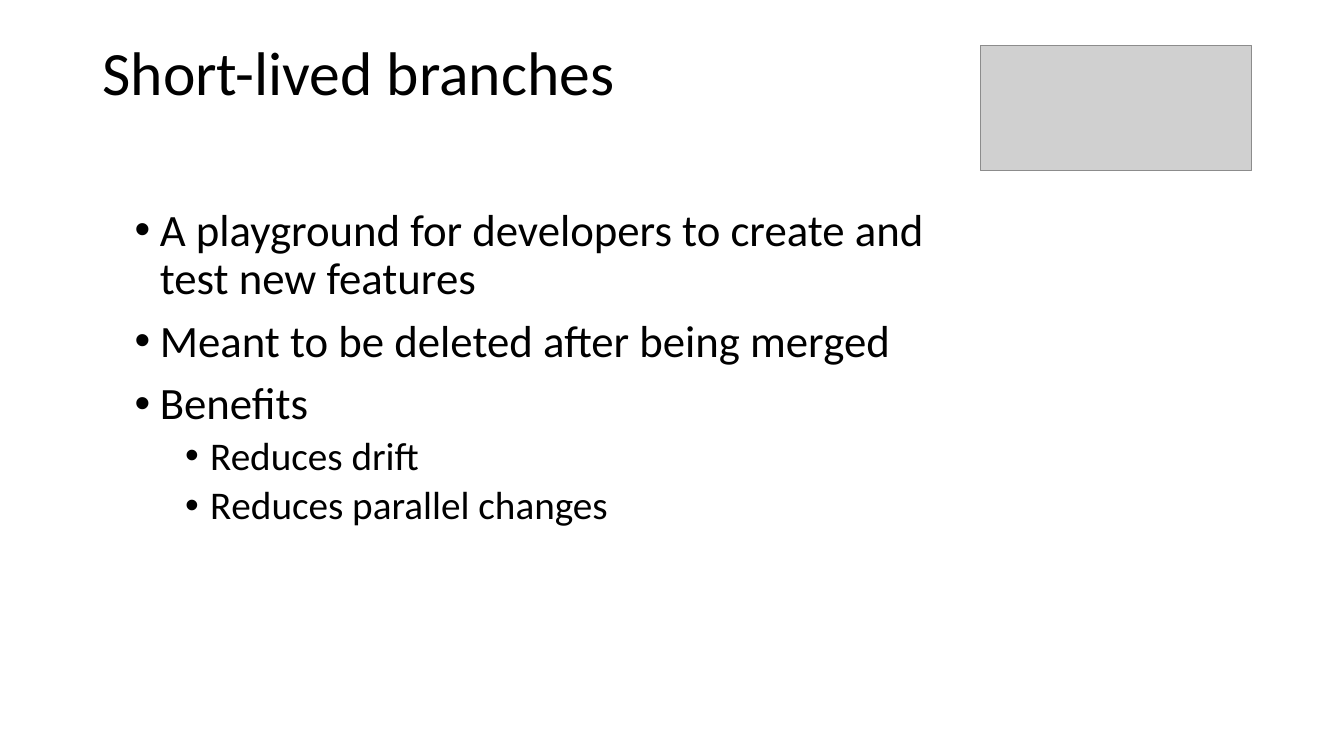
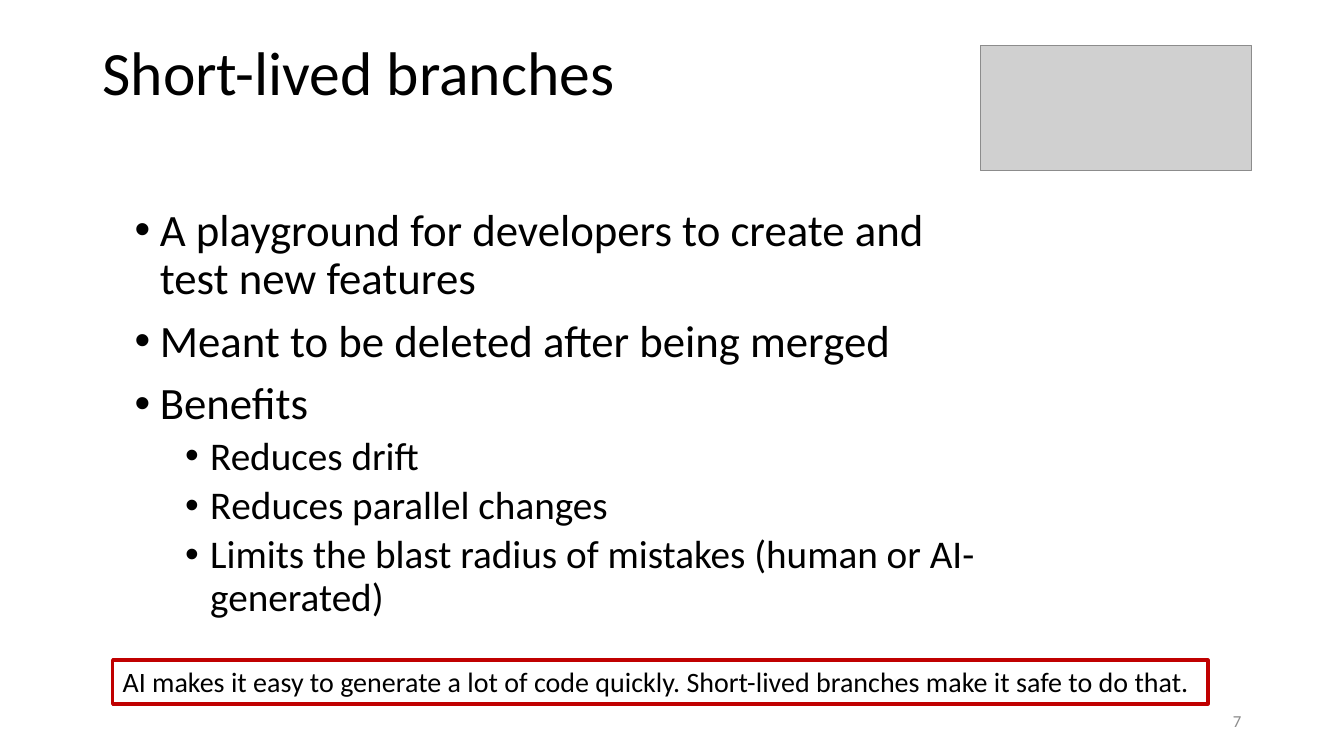
Before and after one commit to johnxu21/johnxu21.github.io, a slide deck: slide 7 of teaching/CS472/Timetable/CI-CD.pptx. Drawn at 1344x756 pixels with LibreOffice and Linux fonts; fonts in the diff are those of the drawing; grey boxes stand for pictures. Boxes give left, top, right and bottom in pixels: in the first picture for what was removed or moved away, otherwise in the second. Text is boxed around its words. In the diff, an @@ line names an element or a change of style, - is before the commit and + after.

```diff
--- a/teaching/CS472/Timetable/CI-CD.pptx
+++ b/teaching/CS472/Timetable/CI-CD.pptx
@@ text at [210,539,974,618]: paragraph added @@
+  • Limits the blast radius of mistakes (human or AI-generated)
@@ rectangle added at [113,660,1209,705], outline #C00000 2.25 pt, 20 pt, text #000000 @@
+AI makes it easy to generate a lot of code quickly. Short-lived branches make it safe to do that.
@@ page number added at [1233,716,1241,727], 12 pt, text #8C8C8C @@
+7
```
Also in this commit, not shown: 26 other slides changed, 4 slides added, 2 slides removed, 2 other files.
